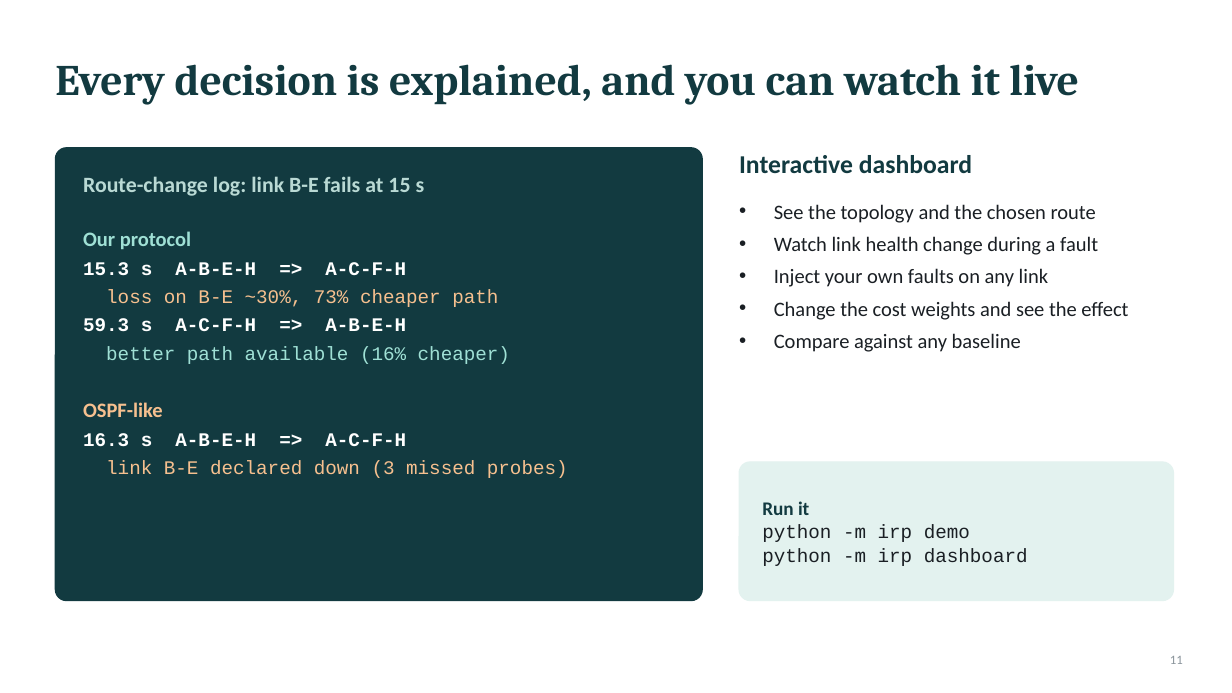
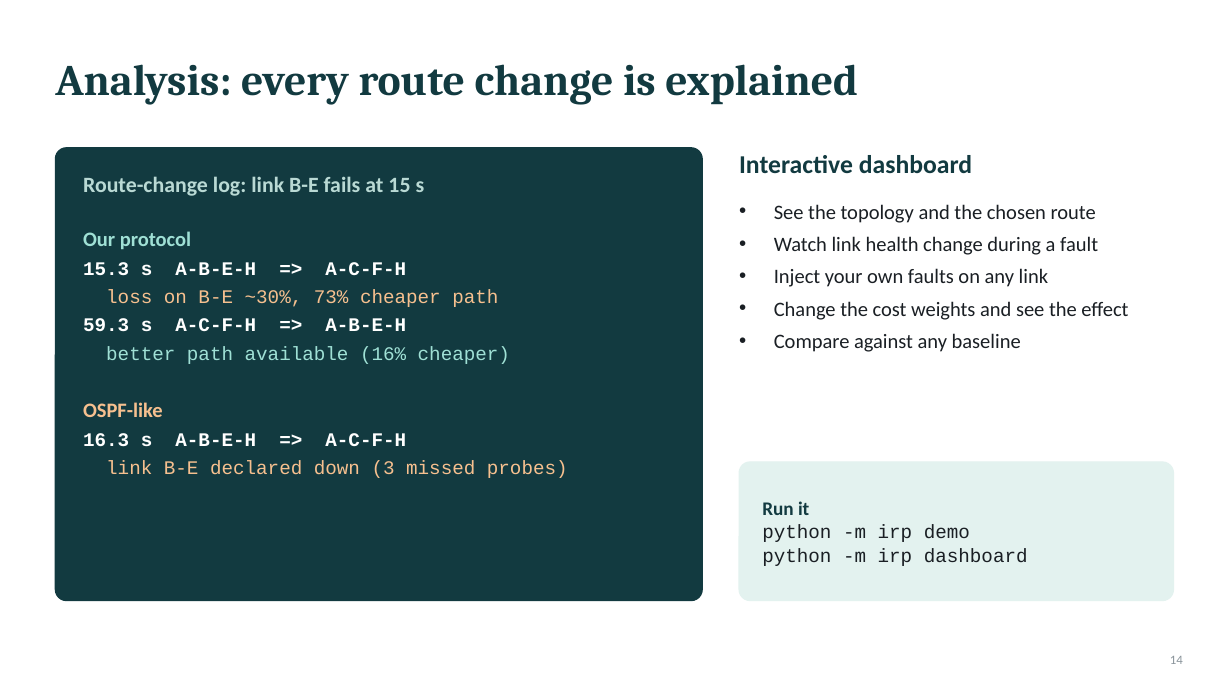
Before and after one commit to nehadamani0909/F2_Team18, a slide deck: slide 14 of submission/F2_Team18_PPT.pptx (slide 11 before the commit). Drawn at 1232x693 pixels with LibreOffice and Linux fonts; fonts in the diff are those of the drawing. Boxes give left, top, right and bottom in pixels: in the first picture for what was removed or moved away, otherwise in the second. Text is boxed around its words. In the diff, an @@ line names an element or a change of style, - is before the commit and + after.

```diff
--- a/submission/F2_Team18_PPT.pptx
+++ b/submission/F2_Team18_PPT.pptx
@@ title at [55,64,858,105]: text changed @@
-Every decision is explained, and you can watch it live
+Analysis: every route change is explained
@@ page number at [1170,656,1183,664]: text changed @@
-11
+14
```
Also in this commit, not shown: 11 other slides changed, 4 slides added, 2 other files.
